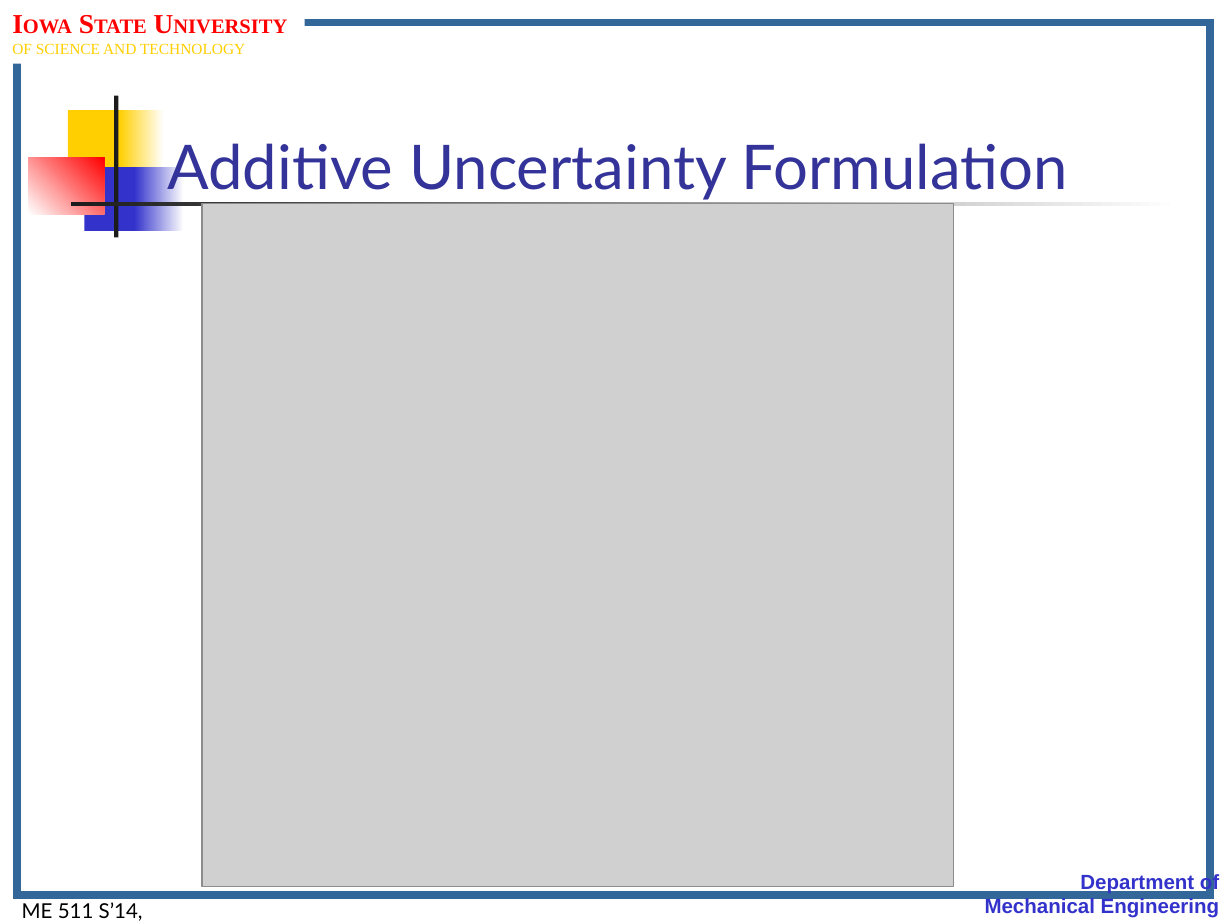
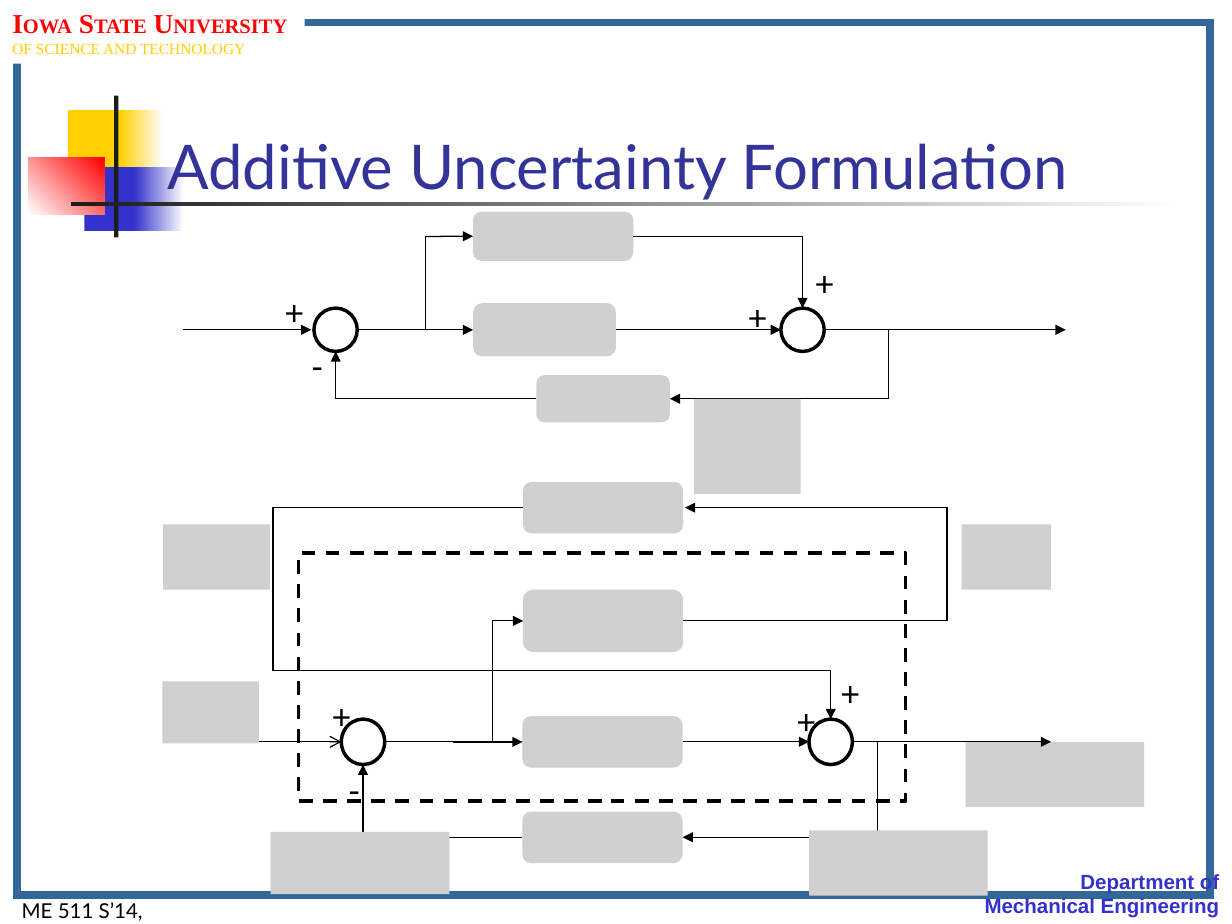
Before and after one commit to jasonnicholson/ME_511_Spring_2014_Lectures, a slide deck: slide 4 of me511_S14__Lect.Notes_Set17.pptm. Drawn at 1232x924 pixels with LibreOffice and Linux fonts; fonts in the diff are those of the drawing; grey boxes stand for pictures; background and template pictures are left out. Boxes give left, top, right and bottom in pixels: in the first picture for what was removed or moved away, otherwise in the second. Text is boxed around its words. In the diff, an @@ line names an element or a change of style, - is before the commit and + after.

```diff
--- a/me511_S14__Lect.Notes_Set17.pptm
+++ b/me511_S14__Lect.Notes_Set17.pptm
@@ picture removed at [202, 203, 954, 887] @@
@@ group added at [184, 212, 1066, 423]: 6 arrows, 4 texts, 3 pictures, 2 ellipses, 2 lines, 2 elbow arrows @@
+-
++
++
++
@@ picture added at [694, 399, 801, 494] @@
@@ group added at [163, 482, 1052, 896]: 9 pictures, 6 elbow arrows, 4 texts, 3 arrows, 2 ellipses, 1 line, 1 rectangle @@
++
+-
++
++
@@ picture added at [966, 742, 1145, 807] @@
```
Also in this commit, not shown: 10 other slides changed, 3 slides added, 3 slides removed, 2 other files.
